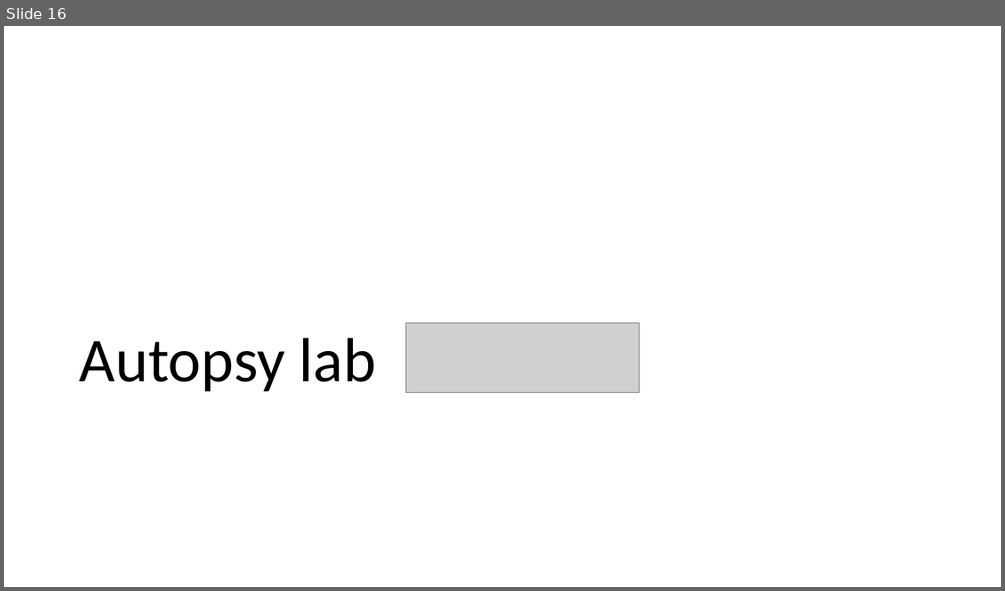
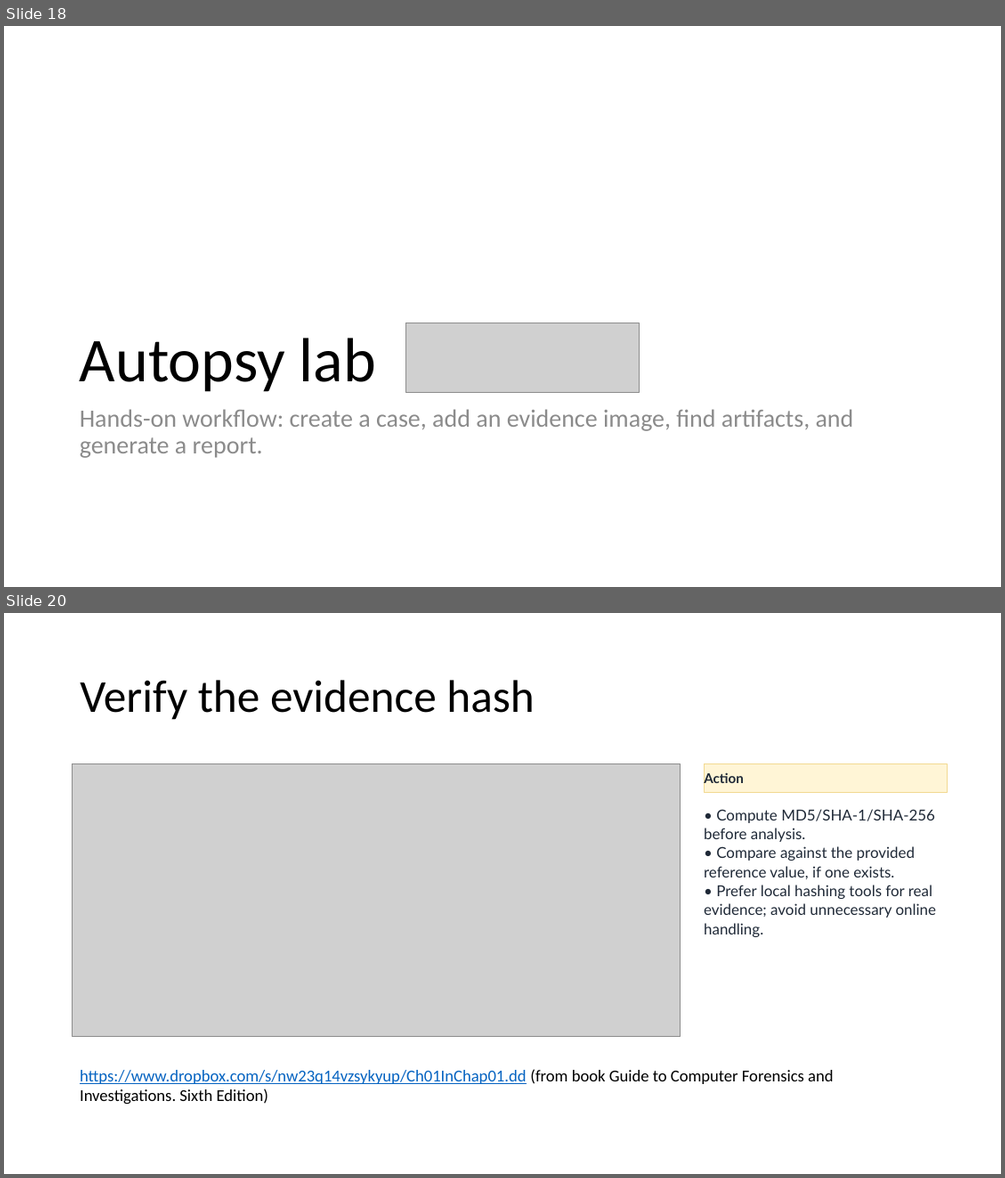
Before and after one commit to frankwxu/Digital-Forensics-Basic-Book, a slide deck: PPTs/Ch1_Introduction_to_Digital_Forensics.pptx. Shown one above the other, each under a label of ours: slide 16 before the commit, slides 18 and 20 after it; the slides between them are not shown. The pictures are 1005x591 and 1005x1178 pixels, drawn with LibreOffice and Linux fonts; fonts in the diff are those of the drawing; grey boxes stand for pictures; background and template pictures are left out. Boxes give left, top, right and bottom in pixels: in the first picture for what was removed or moved away, otherwise in the second. Text is boxed around its words. In the diff, an @@ line names an element or a change of style, - is before the commit and + after.

Commit message:
update Ch1 Introduction to Digital Forensics presentation

```diff
--- a/PPTs/Ch1_Introduction_to_Digital_Forensics.pptx
+++ b/PPTs/Ch1_Introduction_to_Digital_Forensics.pptx
@@ slide 20 added at box(4, 613, 1001, 1174), background #FFFFFF @@
@@ title added at box(80, 680, 534, 720), 44 pt, text #000000 @@
+Verify the evidence hash
@@ picture added at box(72, 763, 680, 1037) @@
@@ rectangle added at box(704, 763, 947, 792), fill #FFF5D6, outline #F2D991 0.7 pt, 13 pt, text #1F2937, bold @@
+Action
@@ text added at box(704, 809, 936, 937), 14.5 pt, text #1F2937 @@
+• Compute MD5/SHA-1/SHA-256 before analysis.
+• Compare against the provided reference value, if one exists.
+• Prefer local hashing tools for real evidence; avoid unnecessary online handling.
@@ text added at box(80, 1069, 833, 1104), 16 pt, text #000000 @@
+https://www.dropbox.com/s/nw23q14vzsykyup/Ch01InChap01.dd (from book Guide to Computer Forensics and Investigations. Sixth Edition)
@@ what was slide 16 is now slide 18 @@
@@ slide 18 changed as well @@
@@ text added at box(80, 409, 854, 458), 24 pt, text #8C8C8C @@
+Hands-on workflow: create a case, add an evidence image, find artifacts, and generate a report.
```
Also in this commit, not shown: 21 other slides changed, 13 other slides added, 11 slides removed.
